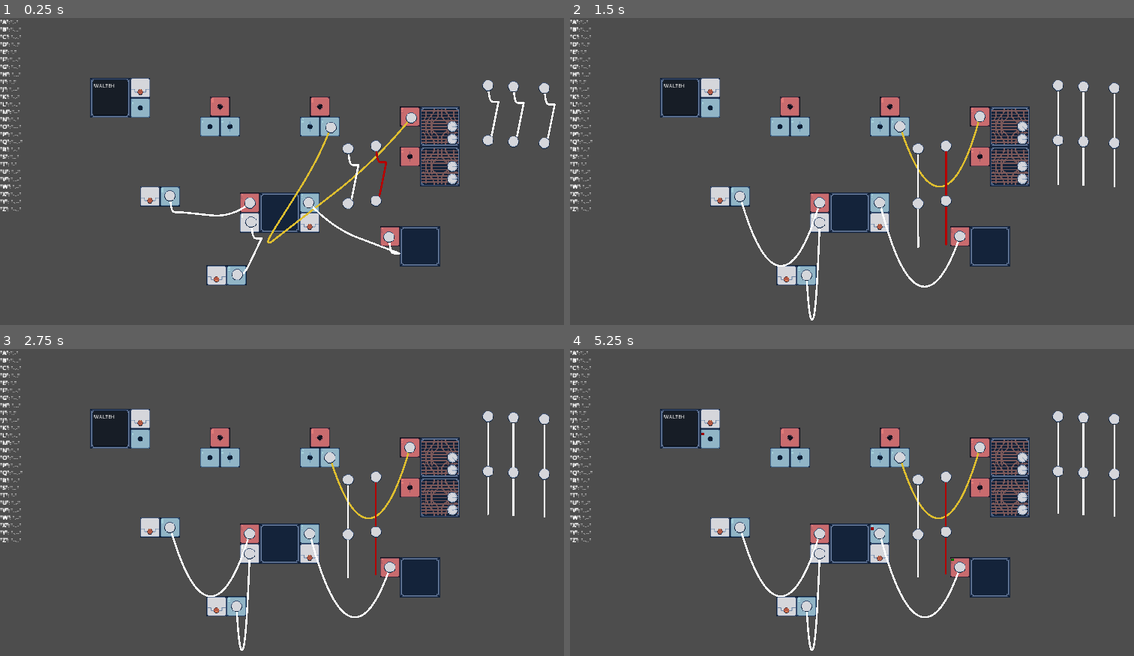
Above: before the commit, frames 1-4 (two rows, left to right).
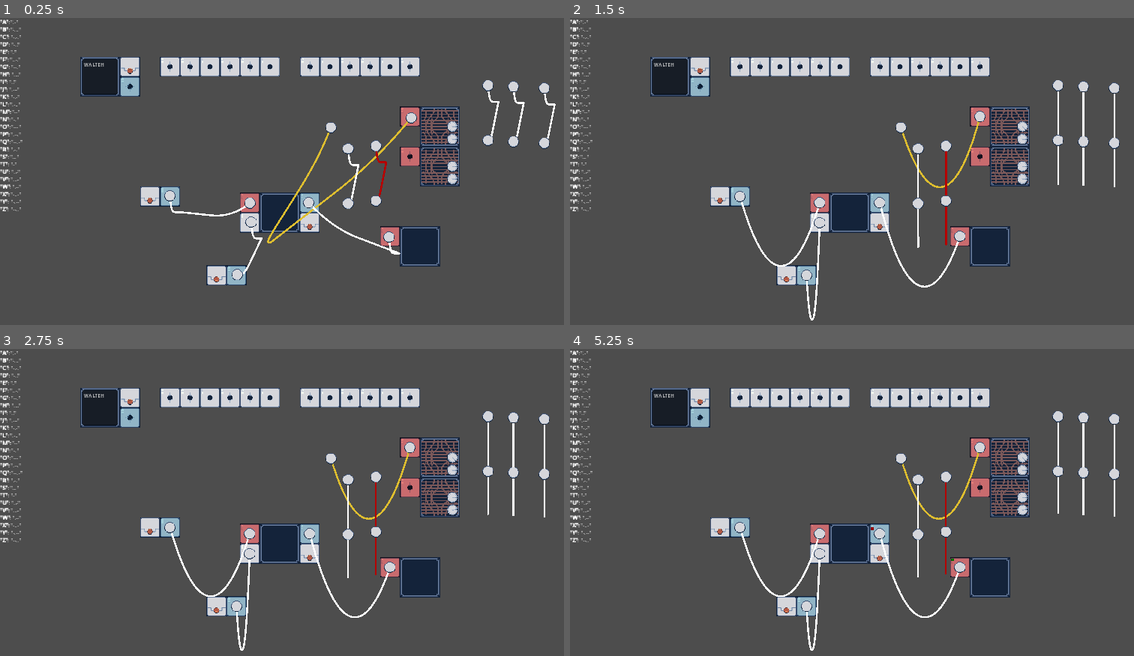
Above: after the commit, the same moments.

Repository: Smitner-Studio/operator-game
Game: Godot game, scene res://Main.tscn
Two runs of this game, one before a commit and one after it. Both use one fixed random seed, a clock stepped at 60 frames per second and the inputs below.
Inputs (mouse positions are in pixels of both pictures, inside the frame that each line leads up to):
- Up to frame 1 (0.25 s): no input
- Up to frame 2 (1.5 s): tap Enter (ui_accept) at 0.5, 0.77 s; move the mouse to (1021, 137) at 0.52 s; hold Space (click) 0.53-1.28 s; click (1021, 137) at 0.67 s; move the mouse to (1021, 125) at 1.27 s; tap Mouse wheel down (scroll_down) at 1.35 s; click (1021, 125) at 1.42 s
- Up to frame 3 (2.75 s): tap Enter (ui_accept) at 1.52, 2 s; move the mouse to (451, 508) at 2.02 s; tap Mouse wheel up (scroll_up) at 2.1 s; click (451, 508) at 2.17 s
- Up to frame 4 (5.25 s): tap Enter (ui_accept) at 2.75, 3.02, 3.5, 3.77, 4.25, 4.52, 5 s; move the mouse to (1021, 496) at 2.77 s; tap Space (click) at 2.85 s; click (1021, 496) at 2.92 s; move the mouse to (722, 527) at 3.52 s; tap Mouse wheel down (scroll_down) at 3.6 s; click (722, 527) at 3.67 s; move the mouse to (711, 419) at 4.27 s; tap Mouse wheel up (scroll_up) at 4.35 s; click (711, 419) at 4.42 s; move the mouse to (880, 554) at 5.02 s; hold Space (click) from 5.03 s (still down); click (880, 554) at 5.17 s

The runs differ from the first frame. In frame 1, 5.9% of the frame differs, in the area x 14-75%, y 12-39%; in frame 2, 6.0%; in frame 3, 6.0%, in the area x 14-75%, y 12-56%; in frame 4, 6.0%.

Commit message:
Infinite recursion detection, bidirectional socket

Diff:
--- a/Main.tscn
+++ b/Main.tscn
@@ -13,10 +13,10 @@
 script = ExtResource("1_rvskp")
 
 [node name="SplitterSocket" parent="." instance=ExtResource("1_xfkek")]
-position = Vector2(-256, -256)
+position = Vector2(-256, -384)
 
 [node name="SplitterSocket2" parent="." instance=ExtResource("1_xfkek")]
-position = Vector2(64, -256)
+position = Vector2(192, -384)
 
 [node name="SpeakerSocket" parent="." instance=ExtResource("4_3os0g")]
 position = Vector2(320, -192)
@@ -31,7 +31,7 @@
 position = Vector2(-384, 64)
 
 [node name="EncoderSocket" parent="." instance=ExtResource("13_4v1bs")]
-position = Vector2(-511, -252)
+position = Vector2(-544, -320)
 
 [node name="MorseBufferSocket" parent="." instance=ExtResource("6_w28jl")]
 position = Vector2(-161, 52)
--- a/SplitterSocket.tscn
+++ b/SplitterSocket.tscn
@@ -6,13 +6,20 @@
 [node name="SplitterSocket" type="Node2D"]
 script = ExtResource("1_yxus1")
 
-[node name="Input" parent="." instance=ExtResource("1_fx57a")]
-primary_signal_direction = 1
+[node name="Socket" parent="." instance=ExtResource("1_fx57a")]
+position = Vector2(-96, 0)
 
-[node name="Output" parent="." instance=ExtResource("1_fx57a")]
-position = Vector2(-32, 64)
-primary_signal_direction = 0
+[node name="Socket2" parent="." instance=ExtResource("1_fx57a")]
+position = Vector2(-160, 0)
 
-[node name="Output2" parent="." instance=ExtResource("1_fx57a")]
-position = Vector2(32, 64)
-primary_signal_direction = 0
+[node name="Socket3" parent="." instance=ExtResource("1_fx57a")]
+position = Vector2(-32, 0)
+
+[node name="Socket4" parent="." instance=ExtResource("1_fx57a")]
+position = Vector2(32, 0)
+
+[node name="Socket5" parent="." instance=ExtResource("1_fx57a")]
+position = Vector2(96, 0)
+
+[node name="Socket6" parent="." instance=ExtResource("1_fx57a")]
+position = Vector2(160, 0)
--- a/scripts/SplitterSocket.gd
+++ b/scripts/SplitterSocket.gd
@@ -1,10 +1,16 @@
 extends Node2D
 
-
-@onready var input: Socket = $Input
-@onready var output_1: Socket = $Output
-@onready var output_2: Socket = $Output2
+var sockets: Array[Socket]
 
 func _ready():
-	input.received_pulse.connect(output_1.emit_pulse)
-	input.received_pulse.connect(output_2.emit_pulse)
+
+	for child in get_children():
+		if child is Socket:
+			sockets.append(child)
+
+	for child in get_children():
+		if not child is Socket: continue
+		var receiver = child as Socket
+		for emitter in sockets:
+			if emitter == receiver: continue
+			receiver.received_pulse.connect(emitter.emit_pulse)
--- a/scripts/Wire.gd
+++ b/scripts/Wire.gd
@@ -15,18 +15,37 @@
 @export var holdingEndCurve: Curve
 @export var notHoldingCurve: Curve
 
+# Recursion Detection
+const recursion_limit = 10
+class InfiniteRecursionDetection:
+	var recursion_iteration = 0
+	var last_pulse_time = 0
+
+	func reset():
+		recursion_iteration = 0
+
+	func detected(): return recursion_iteration >= recursion_limit
+
+var start_rd := InfiniteRecursionDetection.new()
+var end_rd := InfiniteRecursionDetection.new()
+func is_recursion_detected(): return start_rd.detected() or end_rd.detected()
+
 func _ready():
 
 	start.position_updated.connect(rope.set_start_point)
 	end.position_updated.connect(rope.set_end_point)
 
-	rope.line2D.default_color = color
+	set_wire_color(color)
 	rope.line2D.width = width
 	rope.set_start_point(start.position)
 	rope.set_end_point(end.position)
 
-	start.pulse.connect(end.receive_pulse)
-	end.pulse.connect(start.receive_pulse)
+
+	start.pulse.connect(func(len):
+		bridge_pulse(len, end.receive_pulse, end_rd))
+
+	end.pulse.connect(func(len):
+		bridge_pulse(len, start.receive_pulse, start_rd))
 
 	connect_to_underlying_sockets()
 
@@ -35,18 +54,57 @@
 	start.release()
 	end.release()
 
+func bridge_pulse(
+	len: float,
+	fn: Callable,
+	rd: InfiniteRecursionDetection):
+
+	# Detect how many times this has been called in the current frame
+	# and "burn" the wire when it exceeds a pre-defined limit
+	# to prevent infinite recursion
+	var current = Time.get_ticks_msec()
+	if (current == rd.last_pulse_time):
+		rd.recursion_iteration += 1
+
+	if is_recursion_detected():
+		burn_wire()
+	else:
+		rd.last_pulse_time = current
+		fn.call(len)
+
+
 func _process(delta):
 	if start.holding:
 		rope.line2D.width_curve = holdingStartCurve
 		reset_plug_scale()
 		scale_up_plug(start)
+		revive_wire()
 	elif end.holding:
 		rope.line2D.width_curve = holdingEndCurve
 		reset_plug_scale()
 		scale_up_plug(end)
+		revive_wire()
 	else:
 		rope.line2D.width_curve = notHoldingCurve
 		reset_plug_scale()
+
+func burn_wire():
+	var burnt_color = Color.BLACK
+	set_wire_color(burnt_color)
+	start.modulate = burnt_color
+	end.modulate = burnt_color
+	print("sizzle")
+
+func revive_wire():
+	start_rd.reset()
+	end_rd.reset()
+
+	set_wire_color(color)
+	start.modulate = Color.WHITE
+	end.modulate = Color.WHITE
+
+func set_wire_color(color: Color):
+	rope.line2D.default_color = color
 
 func reset_plug_scale():
 	end.scale = Vector2.ONE
